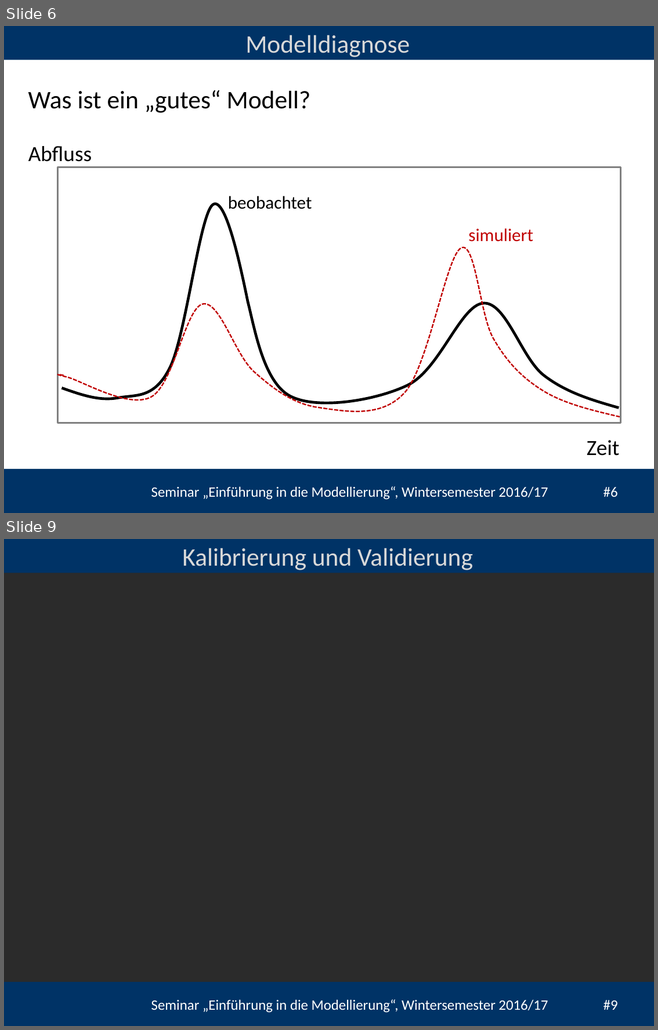
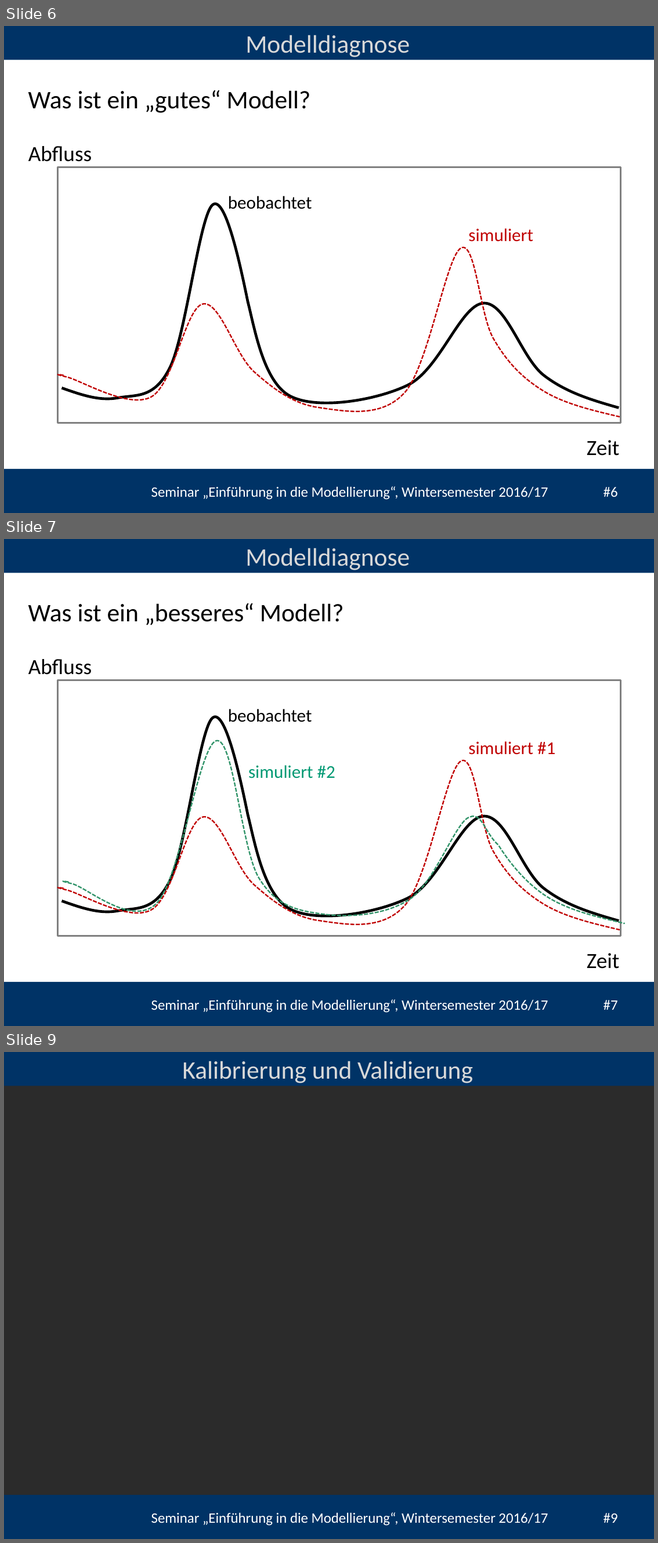
Before and after one commit to heistermann/Einf_Modellierung, a slide deck: Termin_6/folien/UebungModellierung#6.pptx. Shown one above the other, each under a label of ours: slides 6 and 9 before the commit, slides 6, 7 and 9 after it; the slides between them are not shown. The pictures are 658x1030 and 658x1543 pixels, drawn with LibreOffice and Linux fonts; fonts in the diff are those of the drawing; background and template pictures are left out; a plain dark background stands for a picture behind light text. Boxes give left, top, right and bottom in pixels: in the first picture for what was removed or moved away, otherwise in the second. Text is boxed around its words. In the diff, an @@ line names an element or a change of style, - is before the commit and + after.

```diff
--- a/Termin_6/folien/UebungModellierung#6.pptx
+++ b/Termin_6/folien/UebungModellierung#6.pptx
@@ slide 7 added at box(4, 539, 654, 1026), background #FFFFFF; not listed: 3 template elements that a slide beside it also shows @@
@@ text added at box(245, 548, 409, 570), 28 pt, text #D9D9D9 @@
+Modelldiagnose
@@ text added at box(28, 603, 344, 625), 28 pt, text #000000 @@
+Was ist ein „besseres“ Modell?
@@ text added at box(28, 659, 92, 680), 24 pt, text #000000 @@
+Abfluss
@@ rectangle added at box(58, 681, 621, 936), outline #808080 1.5 pt @@
@@ freeform shape added at box(62, 707, 619, 924), outline #000000 3 pt @@
@@ text added at box(228, 709, 312, 722), 20 pt, text #000000 @@
+beobachtet
@@ freeform shape added at box(58, 736, 625, 928), outline #32946A 1.5 pt dashed @@
@@ text added at box(468, 741, 555, 755), 20 pt, text #C00000 @@
+simuliert #1
@@ freeform shape added at box(53, 752, 619, 932), outline #C00000 1.5 pt dashed @@
@@ text added at box(248, 765, 335, 779), 20 pt, text #009973 @@
+simuliert #2
@@ text added at box(586, 953, 619, 969), 24 pt, text #000000 @@
+Zeit
```
Also in this commit, not shown: 2 slides changed, 1 other slide added, 2 slides removed, 23 other files.
